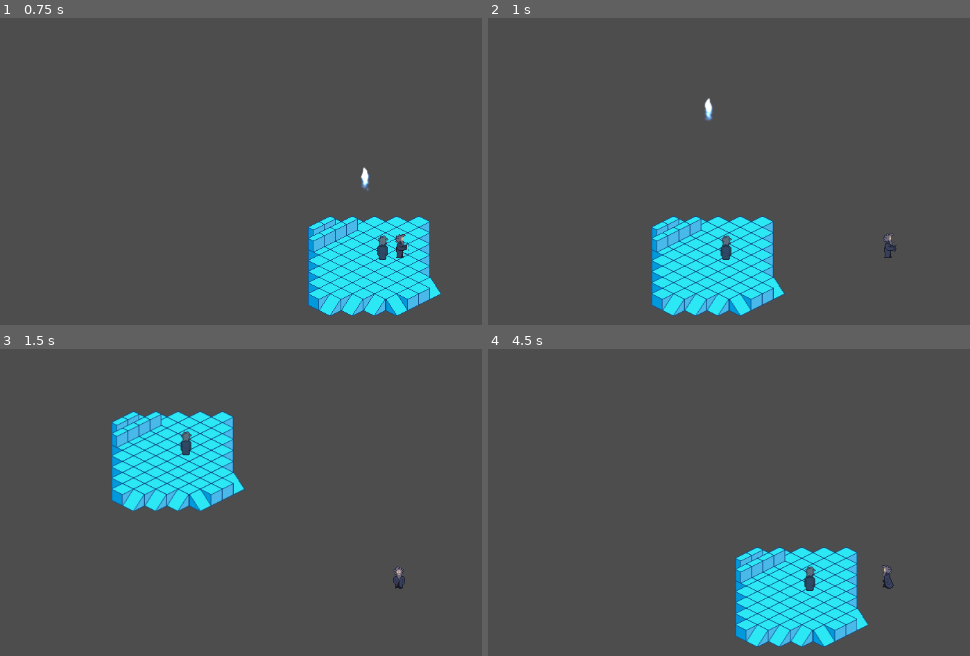
Above: before the commit, frames 1-4 (two rows, left to right).
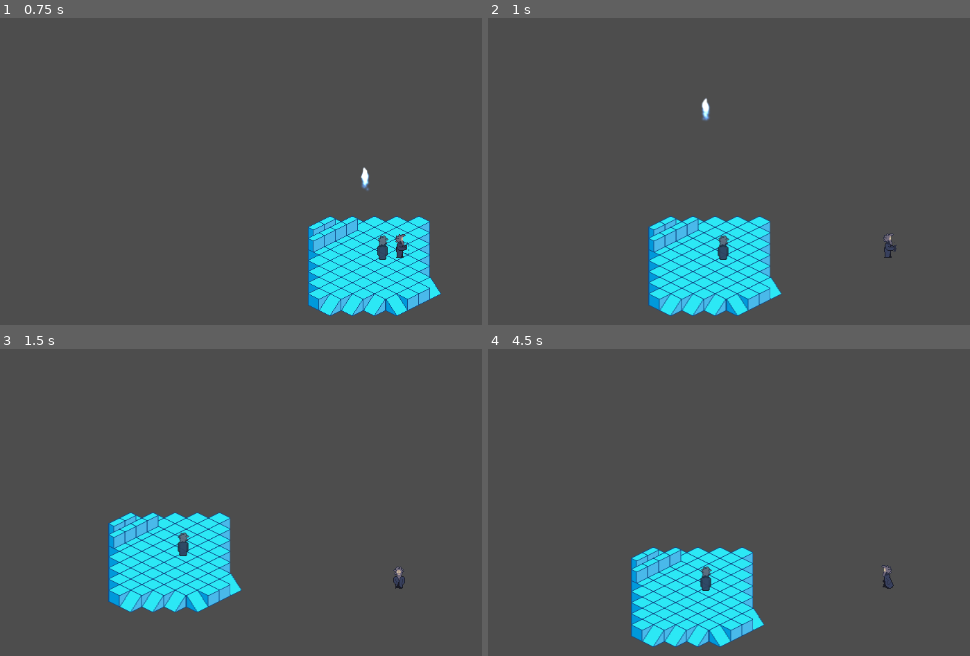
Above: after the commit, the same moments.

Repository: seanj29/LostEchoes
Game: Godot game, scene res://Scenes/Main.tscn
Two runs of this game, one before a commit and one after it. Both use one fixed random seed, a clock stepped at 60 frames per second and the inputs below.
Inputs:
- Up to frame 1 (0.75 s): tap Enter at 0.5 s; hold Right (Right) from 0.53 s (still down); hold Space (Attack) from 0.53 s (still down)
- Up to frame 2 (1 s): keep holding Right (Right); keep holding Space (Attack); tap Shift (Teleport) at 0.8 s
- Up to frame 3 (1.5 s): release Right (Right) at 1.28 s; release Space (Attack) at 1.28 s; hold Down (Down) from 1.28 s (still down); tap Shift (Teleport) at 1.35 s
- Up to frame 4 (4.5 s): tap Space (Attack) at 1.55, 3.05 s; release Down (Down) at 2.03 s; hold Right (Right) 2.03-2.78 s; hold Space (Attack) 2.03-2.78 s; tap Shift (Teleport) at 2.3, 2.85, 3.8, 4.35 s; hold Up (Up) 2.78-3.53 s; hold Space (Attack) 3.53-4.28 s; hold Left (Left) from 3.53 s (still down)

Frame 1 is identical in both runs. In frame 2, 4.2% of the frame differs, in the area x 33-62%, y 26-98%; in frame 3, 15%, in the area x 22-51%, y 20-86%; in frame 4, 14%.

Commit message:
sorted out tp for ghosts too

Diff:
--- a/Scenes/Ghosts.tscn
+++ b/Scenes/Ghosts.tscn
@@ -7,11 +7,12 @@
 [sub_resource type="RectangleShape2D" id="RectangleShape2D_7wp0l"]
 size = Vector2(16, 9)
 
-[node name="GhostBody" type="CharacterBody2D" node_paths=PackedStringArray("AttackTimer") groups=["pawns"]]
+[node name="GhostBody" type="CharacterBody2D" node_paths=PackedStringArray("AttackTimer", "TeleportTimer") groups=["pawns"]]
 y_sort_enabled = true
 collision_layer = 4
 script = ExtResource("1_tga6d")
-AttackTimer = NodePath("Timer")
+AttackTimer = NodePath("AttackTimer")
+TeleportTimer = NodePath("TeleportTimer")
 
 [node name="MainGhostAnim" type="AnimatedSprite2D" parent="."]
 modulate = Color(0.85098, 1, 1, 0.752941)
@@ -26,6 +27,11 @@
 sprite = NodePath("../MainGhostAnim")
 actor = NodePath("..")
 
-[node name="Timer" type="Timer" parent="."]
+[node name="AttackTimer" type="Timer" parent="."]
 process_callback = 0
 one_shot = true
+
+[node name="TeleportTimer" type="Timer" parent="."]
+process_callback = 0
+wait_time = 0.663
+one_shot = true
--- a/Scenes/PlayerCharacter.tscn
+++ b/Scenes/PlayerCharacter.tscn
@@ -8,13 +8,14 @@
 [sub_resource type="RectangleShape2D" id="RectangleShape2D_3xw2p"]
 size = Vector2(16, 9)
 
-[node name="PlayerChar" type="CharacterBody2D" node_paths=PackedStringArray("AttackTimer") groups=["pawns"]]
+[node name="PlayerChar" type="CharacterBody2D" node_paths=PackedStringArray("AttackTimer", "TeleportTimer") groups=["pawns"]]
 y_sort_enabled = true
 collision_layer = 2
 collision_mask = 3
 script = ExtResource("1_p628c")
 CurrentReplayResource = ExtResource("2_mqgb5")
-AttackTimer = NodePath("Timer")
+AttackTimer = NodePath("AttackTimer")
+TeleportTimer = NodePath("TeleportTimer")
 
 [node name="Sprite" type="AnimatedSprite2D" parent="."]
 sprite_frames = ExtResource("3_u33lu")
@@ -30,6 +31,10 @@
 sprite = NodePath("../Sprite")
 actor = NodePath("..")
 
-[node name="Timer" type="Timer" parent="."]
+[node name="AttackTimer" type="Timer" parent="."]
 process_callback = 0
 one_shot = true
+
+[node name="TeleportTimer" type="Timer" parent="."]
+process_callback = 0
+one_shot = true
--- a/Scripts/GhostScripts/ghost_input.gd
+++ b/Scripts/GhostScripts/ghost_input.gd
@@ -13,7 +13,7 @@
 
 ## This dict stores the curent state of the various buttons
 # TODO #5 Replace the ActionsState with a bitflag instead of a dict? maybe
-var ActionsState := {Up_pressed = false, Down_pressed = false, Left_pressed = false, Right_pressed = false, Attack_pressed = false}
+var ActionsState := {Up_pressed = false, Down_pressed = false, Left_pressed = false, Right_pressed = false, Attack_pressed = false, Teleport_pressed = false}
 
 
 func _ready():
@@ -63,6 +63,10 @@
 			ActionsState.Attack_pressed = true
 		"attack_released":
 			ActionsState.Attack_pressed = false
+		"teleport_pressed":
+			ActionsState.Teleport_pressed = true
+		"teleport_released":
+			ActionsState.Teleport_pressed = false
 		var anything_else:
 			printerr("%s has not been implemented yet!" % anything_else)
 	return
@@ -80,15 +84,16 @@
 
 	return current_direction_vector.normalized()
 
+
+func direction_state() -> Vector2:
+	return calc_direction_vector(ActionsState)
+
+
 func calc_attack_state(StateDict: Dictionary) -> bool:
 	if StateDict.Attack_pressed:
 		return true
 	else:
 		return false
-
-
-func direction_state() -> Vector2:
-	return calc_direction_vector(ActionsState)
 
 
 func attack_state() -> bool:
@@ -102,3 +107,21 @@
 			return false
 	else:
 		return false
+
+func calc_teleport_state(StateDict: Dictionary) -> bool:
+	if StateDict.Teleport_pressed:
+		return true
+	else:
+		return false
+
+
+func teleport_state() -> bool:
+	var teleport_state_var = calc_teleport_state(ActionsState)
+	if teleport_state_var:
+		if TeleportTimer.is_stopped():
+			TeleportTimer.start()
+			return true
+		else:
+			return false
+	else:
+		return false
--- a/Scripts/PlayerScripts/player_input.gd
+++ b/Scripts/PlayerScripts/player_input.gd
@@ -30,6 +30,9 @@
 		if not AttackTimer.is_stopped():
 			return
 
+	if event.is_action_pressed("Teleport"):
+		if not TeleportTimer.is_stopped():
+			return
 
 	var Frame := Engine.get_physics_frames()
 
@@ -77,6 +80,10 @@
 
 func teleport_state() -> bool:
 	if Input.is_action_just_pressed("Teleport"):
-		return true
+		if TeleportTimer.is_stopped():
+			TeleportTimer.start()
+			return true
+		else:
+			return false
 	else:
 		return false
--- a/Scripts/Utils/pawn_input.gd
+++ b/Scripts/Utils/pawn_input.gd
@@ -6,8 +6,11 @@
 @onready var Level := get_node("/root/Level")
 
 @export var SPEED = 250.0
+@export var TeleportUnits = 150
+
 @export var AttackTimer: Timer
-@export var TeleportUnits = 150
+@export var TeleportTimer: Timer
+
 
 ## Emitted when the direction changes
 signal direction_changed(direction: Type.Direction)
@@ -29,7 +32,6 @@
 	var direction := direction_state()
 	if is_teleport:
 		teleport_self(direction)
-		return
 	if direction:
 		velocity = direction * SPEED
 		calc_direction(direction)
